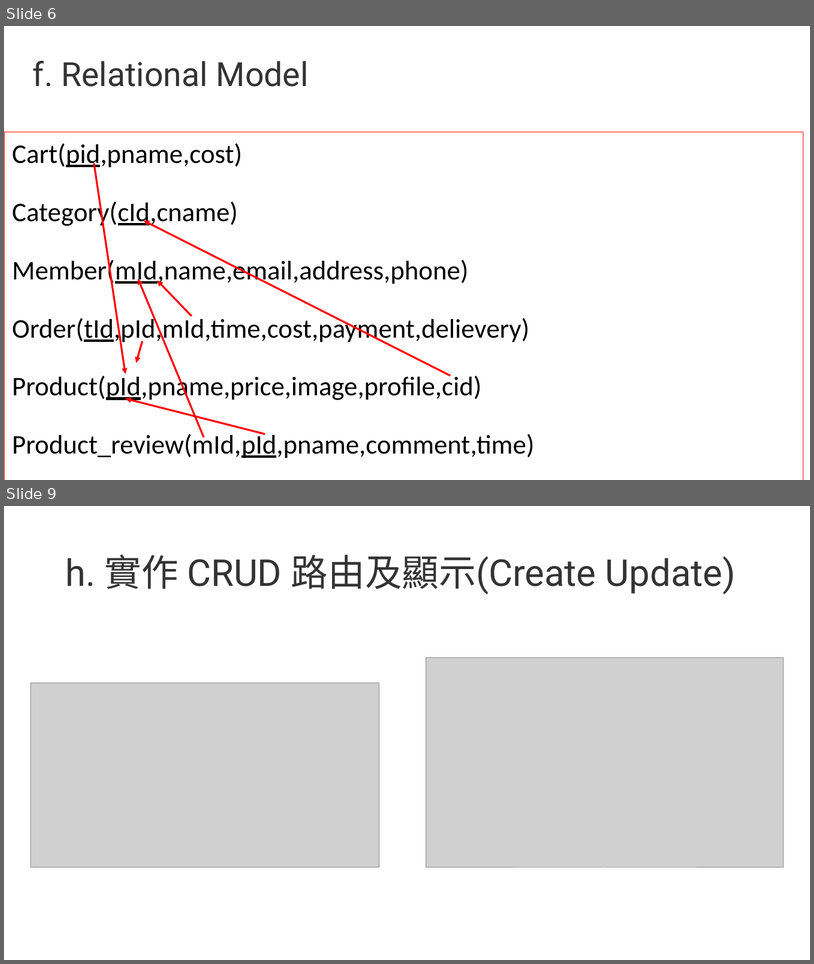
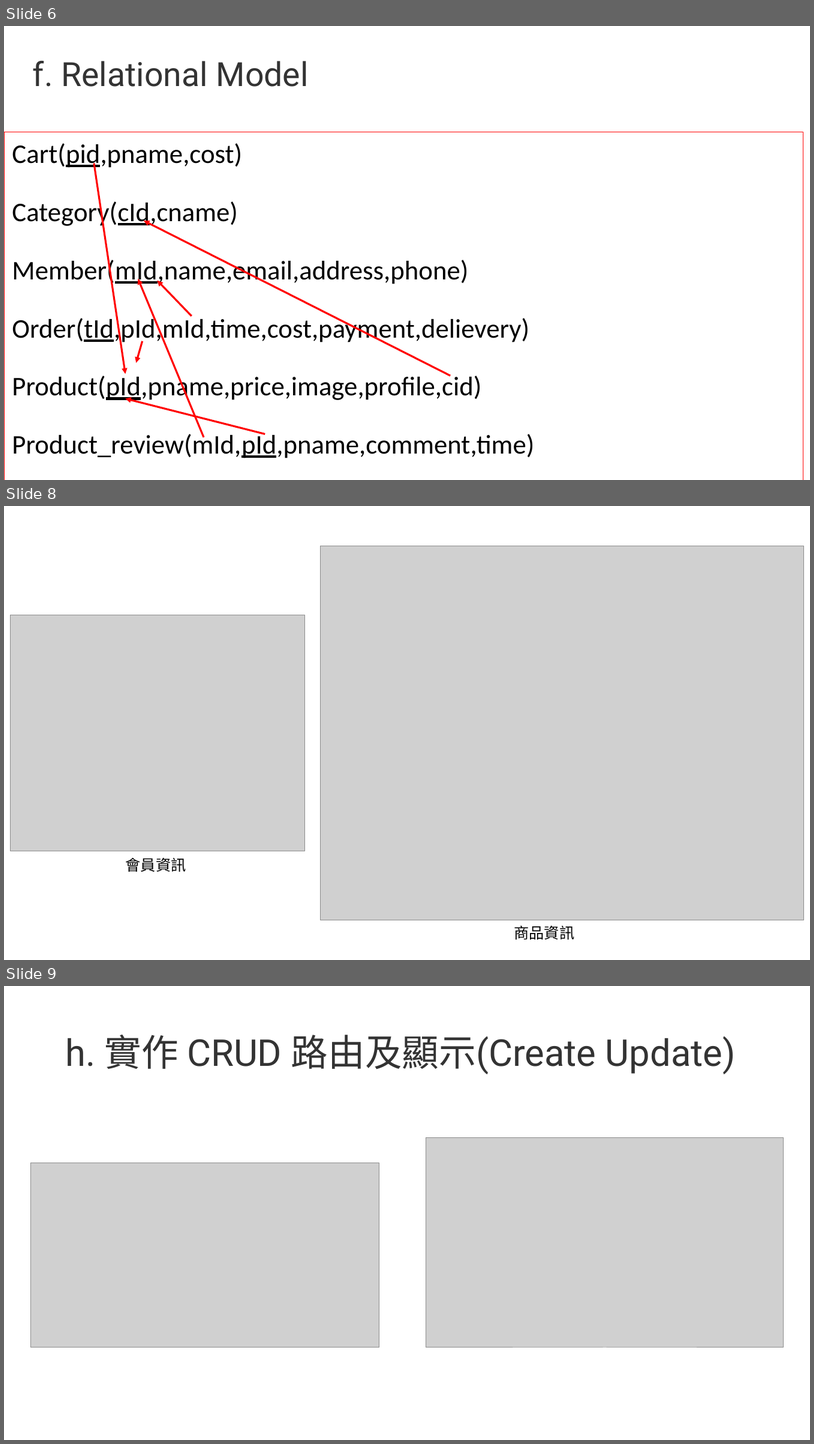
Before and after one commit to 406411461/1092_database_web, a slide deck: 期末驗收/A/G04.pptx. Shown one above the other, each under a label of ours: slides 6 and 9 before the commit, slides 6, 8 and 9 after it; the slides between them are not shown. The pictures are 814x964 and 814x1444 pixels, drawn with LibreOffice and Linux fonts; fonts in the diff are those of the drawing; grey boxes stand for pictures. Boxes give left, top, right and bottom in pixels: in the first picture for what was removed or moved away, otherwise in the second. Text is boxed around its words. In the diff, an @@ line names an element or a change of style, - is before the commit and + after.

```diff
--- a/期末驗收/A/G04.pptx
+++ b/期末驗收/A/G04.pptx
@@ slide 8 added at (x1=4, y1=506, x2=810, y2=960), background #FFFFFF @@
@@ picture added at (x1=321, y1=546, x2=804, y2=921) @@
@@ picture added at (x1=11, y1=615, x2=305, y2=851) @@
@@ text added at (x1=126, y1=858, x2=186, y2=871), 18 pt, text #000000 @@
+會員資訊
@@ text added at (x1=514, y1=925, x2=575, y2=939), 18 pt, text #000000 @@
+商品資訊
```
Also in this commit, not shown: 3 slides changed, 3 slides removed, 1 other file.
